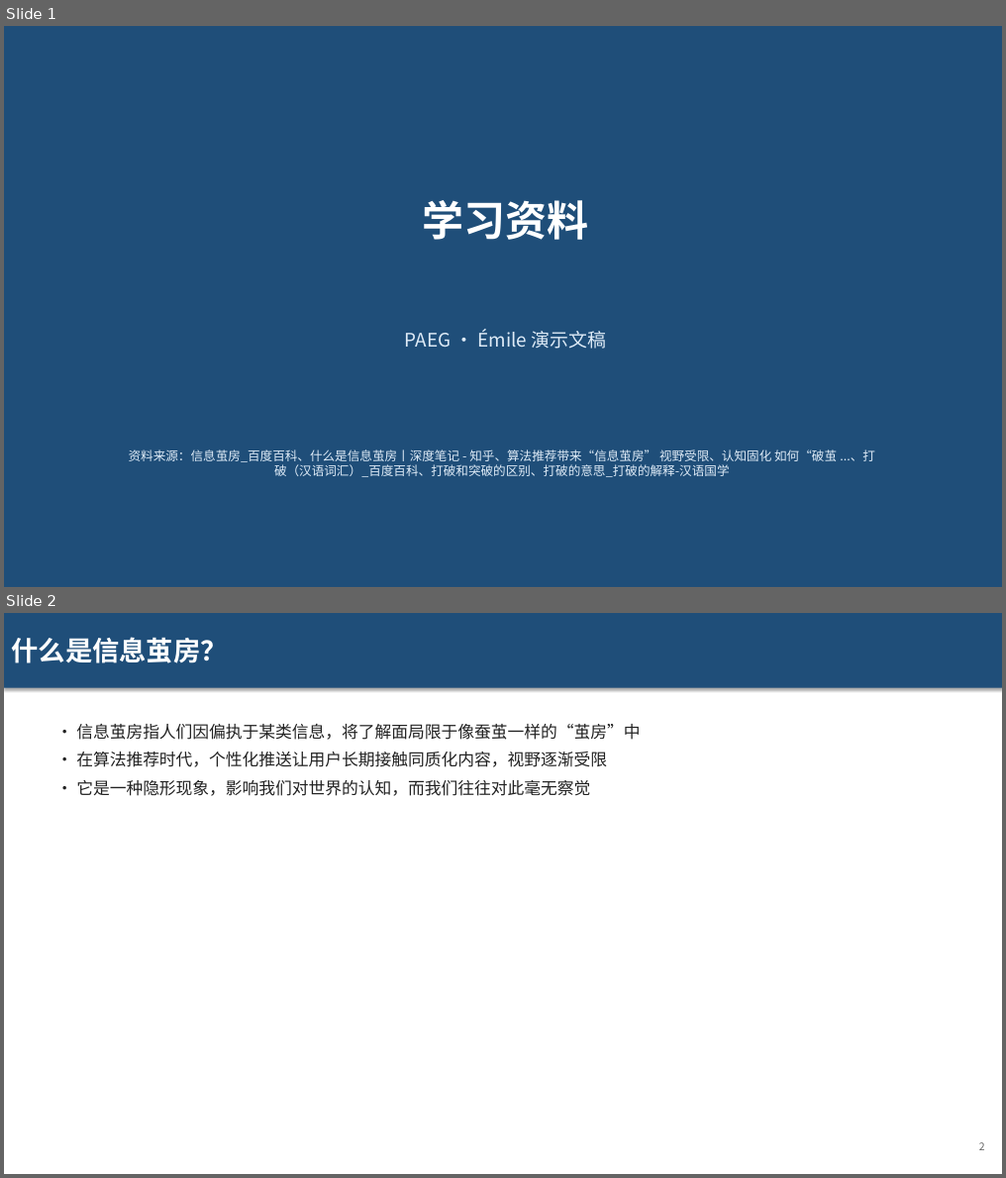
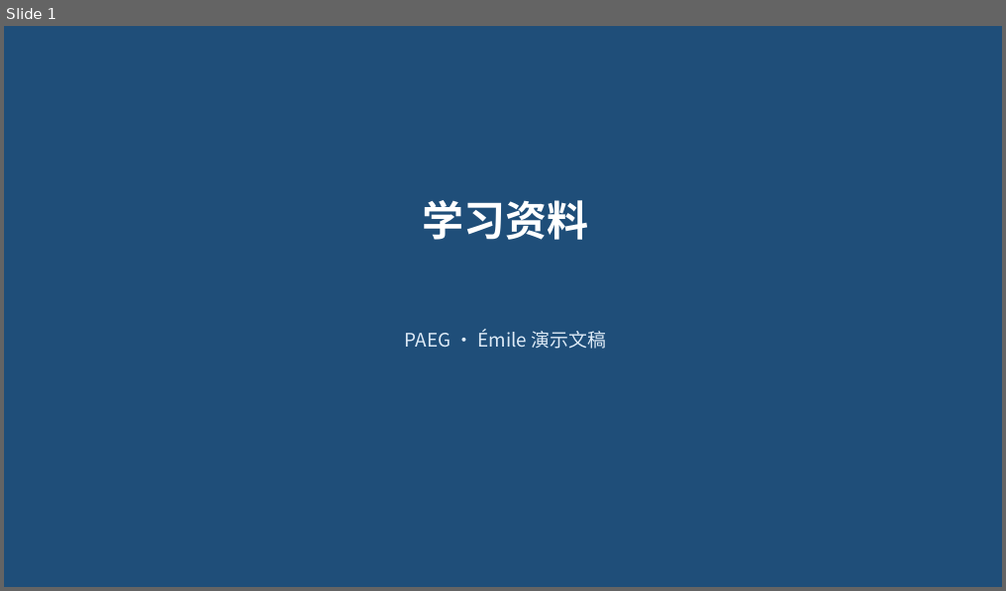
Before and after one commit to Golden2002/PAEG, a slide deck: 05_实现原型/downloads/ppt/学习资料_1786144615.pptx. Shown one above the other, each under a label of ours: slides 1 and 2 before the commit, slide 1 after it. The pictures are 1006x1178 and 1006x591 pixels, drawn with LibreOffice and Linux fonts; fonts in the diff are those of the drawing. Boxes give left, top, right and bottom in pixels: in the first picture for what was removed or moved away, otherwise in the second. Text is boxed around its words. In the diff, an @@ line names an element or a change of style, - is before the commit and + after.

```diff
--- a/05_实现原型/downloads/ppt/学习资料_1786144615.pptx
+++ b/05_实现原型/downloads/ppt/学习资料_1786144615.pptx
@@ slide 2 removed at [4,613,1002,1174], background #FFFFFF @@
@@ rectangle removed at [4,613,1002,688] @@
-什么是信息茧房？
@@ text removed at [76,724,640,796] @@
-• 信息茧房指人们因偏执于某类信息，将了解面局限于像蚕茧一样的“茧房”中
-• 在算法推荐时代，个性化推送让用户长期接触同质化内容，视野逐渐受限
-• 它是一种隐形现象，影响我们对世界的认知，而我们往往对此毫无察觉
@@ text removed at [979,1143,985,1151] @@
-2
@@ slide 1 changed as well @@
@@ text removed at [129,450,875,477] @@
-资料来源：信息茧房_百度百科、什么是信息茧房丨深度笔记 - 知乎、算法推荐带来“信息茧房” 视野受限、认知固化 如何“破茧 ...、打破（汉语词汇）_百度百科、打破和突破的区别、打破的意思_打破的解释-汉语国学
```
Also in this commit, not shown: 1 slide added, 4 other slides removed, 21 other files.
